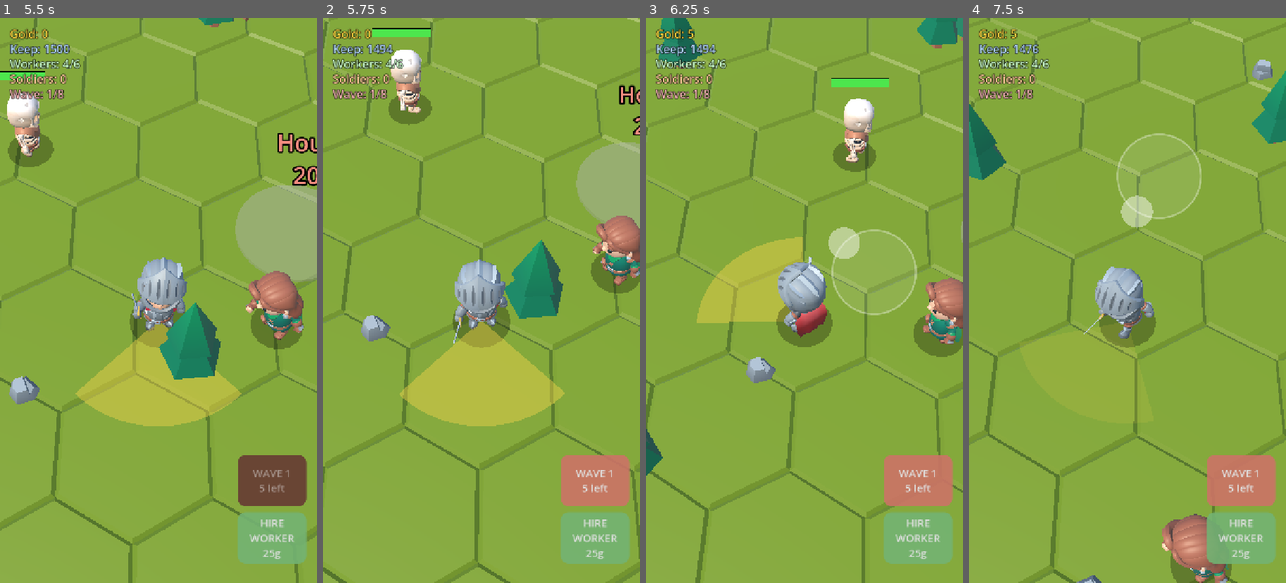
Above: before the commit, frames 1-4 (left to right).
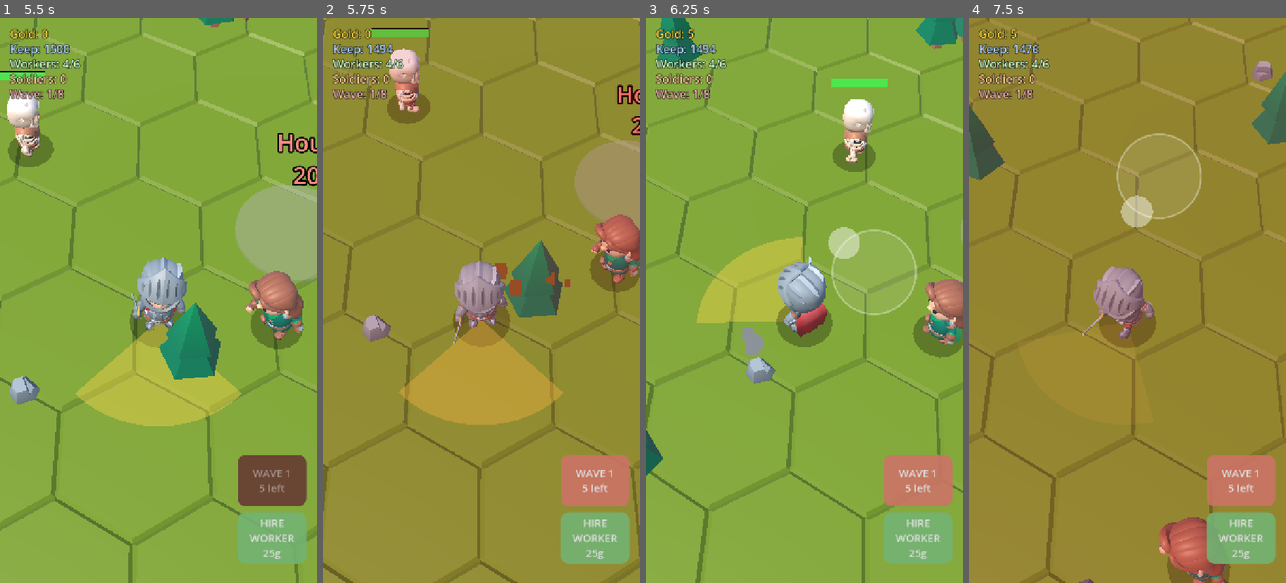
Above: after the commit, the same moments.

Repository: tembugi/town-defender
Game: Godot game, scene res://Main3D.tscn
Two runs of this game, one before a commit and one after it. Both use one fixed random seed, a clock stepped at 60 frames per second and the inputs below.
Inputs (mouse positions are in pixels of both pictures, inside the frame that each line leads up to):
- Up to frame 1 (5.5 s): click "START WAVE" at 0.5 s; click "HIRE WORKER 25g" at 1.25 s; tap Enter at 2 s; move the mouse to (142, 413) at 2.02 s; hold W 2.03-2.75 s; tap H at 2.1, 3.6, 5.1 s; click (142, 413) at 2.17 s; tap Space at 2.27, 5.27 s; drag from (253, 385) to (142, 413) at 2.77 s; move the mouse to (63, 215) at 3.52 s; hold A 3.53-4.25 s; click (63, 215) at 3.67 s; drag from (174, 300) to (63, 215) at 4.27 s; move the mouse to (110, 159) at 5.02 s; hold S from 5.03 s (still down); click (110, 159) at 5.17 s
- Up to frame 2 (5.75 s): keep holding S
- Up to frame 3 (6.25 s): release S at 5.75 s; drag from (874, 272) to (756, 159) at 5.77 s
- Up to frame 4 (7.5 s): move the mouse to (1064, 328) at 6.52 s; hold W 6.53-7.25 s; tap H at 6.6 s; click (1064, 328) at 6.67 s; drag from (1159, 176) to (1064, 328) at 7.27 s

Frame 1 is identical in both runs. In frame 2, 91% of the frame differs, in the area x 0-100%, y 0-100%; in frame 3, 1.4%; in frame 4, 94%.

Commit message:
Polish B: combat & UI juice
- Enemies flash red and get knocked back when hit; a dust burst pops on death.
- Floating damage numbers on hero hits; wood/stone chips fly when chopping.
- Keep hits trigger a throttled camera shake + red screen flash.
- Gold counter brightens when it changes.
- Helpers added to Rig (flash) and Game3D (_camera_shake, _popup, _puff).
  Particles use CPUParticles3D for WebGL2/gl_compatibility safety.

Co-Authored-By: Claude Sonnet 4.6 <noreply@anthropic.com>

Diff:
--- a/scripts/Enemy3D.gd
+++ b/scripts/Enemy3D.gd
@@ -32,6 +32,9 @@
 var hit_t := 0.0          # >0 while showing a flinch reaction
 var hit_clip := "Hit_A"
 var spawn_t := 0.0        # >0 while rising from the ground (no acting yet)
+var knockback := Vector3.ZERO   # decaying impulse pushing us back when hit
+const KB_FORCE := 3.2
+const KB_DECAY := 14.0
 
 
 func setup(g: Node, cfg: Dictionary) -> void:
@@ -100,6 +103,9 @@
 		var steer := seek + sep * SEP_WEIGHT + tangent * (block * TANGENT_WEIGHT)
 		var target := (steer.normalized() if steer.length() > 0.05 else seek) * speed
 		velocity = velocity.lerp(target, 0.3)   # smooth so direction changes don't buzz
+	# decaying knockback rides on top of whatever steering produced
+	knockback = knockback.move_toward(Vector3.ZERO, KB_DECAY * delta)
+	velocity += knockback
 	move_and_slide()
 	_face(game.keep_pos)
 	# damage the Keep on cadence regardless of the displayed clip
@@ -137,14 +143,20 @@
 	return sep
 
 
-func take_damage(amount: float) -> void:
+func take_damage(amount: float, from := Vector3.INF) -> void:
 	if dead:
 		return
 	hp -= amount
+	Rig.flash(self, model, Color(1, 0.35, 0.35))   # red hit flash
+	if from.is_finite():
+		var dir: Vector3 = global_position - from
+		dir.y = 0.0
+		if dir.length() > 0.01:
+			knockback = dir.normalized() * KB_FORCE
 	if hp <= 0.0:
 		_die()
 		return
-	# brief flinch (skip while attacking the Keep so it keeps swinging)
+	# brief flinch
 	hit_clip = "Hit_A" if randf() < 0.5 else "Hit_B"
 	hit_t = 0.16
 	anim = ""   # force the flinch clip to restart even if already showing
@@ -157,6 +169,7 @@
 	collision_mask = 0
 	remove_from_group("enemies")   # also drops out of others' separation checks
 	died.emit(reward, global_position)
+	game._puff(global_position + Vector3(0, 0.4, 0), Color(0.5, 0.5, 0.55), 10, 2.2)   # dust burst
 	_play("Death_A" if randf() < 0.5 else "Death_B")
 	ap.speed_scale = 1.0
 	# body lies on the ground, then sinks away and frees itself after a delay
--- a/scripts/Game3D.gd
+++ b/scripts/Game3D.gd
@@ -82,6 +82,10 @@
 var wave_cd := 0.0            # cooldown before the next wave can be launched
 var hero_atk_cd := 0.0
 var game_over := false
+var shake_t := 0.0          # camera-shake time remaining
+var shake_amt := 0.0        # camera-shake amplitude
+var keep_fx_cd := 0.0       # throttle for keep-hit shake/flash during a siege
+var hurt_flash: ColorRect   # red full-screen flash when the Keep is hit
 var lbl_keep: Label
 var lbl_wave: Label
 var lbl_soldiers: Label
@@ -240,6 +244,12 @@
 func _build_touch_ui() -> void:
 	var layer := CanvasLayer.new()
 	add_child(layer)
+	# red screen flash for when the Keep takes damage (sits behind the controls)
+	hurt_flash = ColorRect.new()
+	hurt_flash.color = Color(0.8, 0.0, 0.0, 0.0)
+	hurt_flash.set_anchors_preset(Control.PRESET_FULL_RECT)
+	hurt_flash.mouse_filter = Control.MOUSE_FILTER_IGNORE
+	layer.add_child(hurt_flash)
 	joystick = TouchJoystick.new()
 	layer.add_child(joystick)
 
@@ -405,9 +415,16 @@
 	keep_bar_fill.scale.x = kf
 	keep_bar_fill.position.x = -KEEP_BAR_W * 0.5 * (1.0 - kf)
 
-	# smooth follow camera
+	# smooth follow camera (+ decaying shake offset)
+	if keep_fx_cd > 0.0:
+		keep_fx_cd -= delta
+	var shake := Vector3.ZERO
+	if shake_t > 0.0:
+		shake_t -= delta
+		var s := shake_amt * clampf(shake_t / SHAKE_DUR, 0.0, 1.0)
+		shake = Vector3(randf_range(-s, s), randf_range(-s, s), randf_range(-s, s))
 	var t := clampf(delta * 8.0, 0.0, 1.0)
-	cam.position = cam.position.lerp(hero.position + CAM_OFFSET, t)
+	cam.position = cam.position.lerp(hero.position + CAM_OFFSET, t) + shake
 	cam.look_at(hero.position + CAM_LOOK, Vector3.UP)
 
 
@@ -452,9 +469,66 @@
 	return best
 
 
+const SHAKE_DUR := 0.3
+
+
+func _camera_shake(amp: float) -> void:
+	shake_amt = maxf(shake_amt * clampf(shake_t / SHAKE_DUR, 0.0, 1.0), amp)
+	shake_t = SHAKE_DUR
+
+
+# Floating world-space number (e.g. damage), rises and fades, then frees itself.
+func _popup(pos: Vector3, text: String, col: Color) -> void:
+	var l := Label3D.new()
+	l.text = text
+	l.position = pos
+	l.billboard = BaseMaterial3D.BILLBOARD_ENABLED
+	l.no_depth_test = true
+	l.fixed_size = true
+	l.pixel_size = 0.0075
+	l.font_size = 64
+	l.outline_size = 12
+	l.modulate = col
+	add_child(l)
+	var tw := create_tween()
+	tw.tween_property(l, "position:y", pos.y + 1.3, 0.7)
+	tw.parallel().tween_property(l, "modulate:a", 0.0, 0.7)
+	tw.chain().tween_callback(l.queue_free)
+
+
+# One-shot burst of little cubes (dust/chips), auto-freed after its lifetime.
+func _puff(pos: Vector3, col: Color, count := 8, speed := 2.5) -> void:
+	var p := CPUParticles3D.new()
+	p.position = pos
+	p.emitting = true
+	p.one_shot = true
+	p.explosiveness = 1.0
+	p.amount = count
+	p.lifetime = 0.5
+	p.direction = Vector3(0, 1, 0)
+	p.spread = 65.0
+	p.initial_velocity_min = speed * 0.4
+	p.initial_velocity_max = speed
+	p.gravity = Vector3(0, -7.0, 0)
+	p.scale_amount_min = 0.07
+	p.scale_amount_max = 0.16
+	var bm := BoxMesh.new()
+	bm.size = Vector3.ONE
+	var mat := StandardMaterial3D.new()
+	mat.albedo_color = col
+	mat.shading_mode = BaseMaterial3D.SHADING_MODE_UNSHADED
+	bm.material = mat
+	p.mesh = bm
+	add_child(p)
+	get_tree().create_timer(p.lifetime + 0.3).timeout.connect(p.queue_free)
+
+
 func _gain_gold(amt: int) -> void:
 	gold += amt
 	lbl_gold.text = "Gold: %d" % gold
+	# brief brighten so the counter "pops" when it changes
+	lbl_gold.modulate = Color(1.7, 1.7, 1.3)
+	create_tween().tween_property(lbl_gold, "modulate", Color.WHITE, 0.25)
 
 
 func worker_deposit(amt: int) -> void:
@@ -603,9 +677,13 @@
 		for e in get_tree().get_nodes_in_group("enemies"):
 			var en := e as Enemy3D
 			if not en.dead and _cone_overlaps(origin, fwd, en.global_position):
-				en.take_damage(HERO_DMG)
+				en.take_damage(HERO_DMG, origin)
+				_popup(en.global_position + Vector3(0, 2.0, 0), str(int(HERO_DMG)), Color(1, 0.95, 0.5))
 		for n in resource_nodes:
 			if not n.depleted and _cone_overlaps(origin, fwd, n.global_position, n.hit_radius()):
+				# wood chips / stone shards fly off as we chop
+				var chip := Color(0.55, 0.36, 0.18) if n.ntype != "rock" else Color(0.55, 0.57, 0.6)
+				_puff(n.global_position + Vector3(0, 0.8, 0), chip, 6, 2.0)
 				if n.work(HERO_ATK_CD):   # each swing advances felling by one attack interval
 					spawn_drop(n.global_position, n.yield_amt, n.ntype))
 
@@ -629,6 +707,12 @@
 		return
 	keep_hp -= amt
 	lbl_keep.text = "Keep: %d" % maxi(0, int(keep_hp))
+	# throttled shake + red flash so a heavy siege doesn't shake constantly
+	if keep_fx_cd <= 0.0:
+		keep_fx_cd = 0.35
+		_camera_shake(0.18)
+		hurt_flash.color.a = 0.22
+		create_tween().tween_property(hurt_flash, "color:a", 0.0, 0.45)
 	if keep_hp <= 0.0:
 		_end_game(false)
 
--- a/scripts/Rig.gd
+++ b/scripts/Rig.gd
@@ -175,6 +175,31 @@
 	ba.add_child(make_weapon(kind))
 
 
+# Brief full-body colour flash via a material overlay (e.g. red when hit).
+static func flash(host: Node, model: Node, col := Color(1, 1, 1)) -> void:
+	var mat := StandardMaterial3D.new()
+	mat.albedo_color = Color(col.r, col.g, col.b, 0.85)
+	mat.shading_mode = BaseMaterial3D.SHADING_MODE_UNSHADED
+	mat.transparency = BaseMaterial3D.TRANSPARENCY_ALPHA
+	var meshes: Array = []
+	_collect_meshes(model, meshes)
+	for m in meshes:
+		(m as GeometryInstance3D).material_overlay = mat
+	var tw := host.create_tween()
+	tw.tween_property(mat, "albedo_color:a", 0.0, 0.14)
+	tw.tween_callback(func():
+		for m in meshes:
+			if is_instance_valid(m):
+				(m as GeometryInstance3D).material_overlay = null)
+
+
+static func _collect_meshes(n: Node, out: Array) -> void:
+	if n is MeshInstance3D:
+		out.append(n)
+	for c in n.get_children():
+		_collect_meshes(c, out)
+
+
 static func _find_skeleton(n: Node) -> Skeleton3D:
 	if n is Skeleton3D:
 		return n
--- a/scripts/Soldier3D.gd
+++ b/scripts/Soldier3D.gd
@@ -78,7 +78,7 @@
 		if is_instance_valid(tgt) and not tgt.dead:
 			var d := Vector2(tgt.global_position.x - global_position.x, tgt.global_position.z - global_position.z).length()
 			if d <= REACH + 0.6:
-				tgt.take_damage(DAMAGE))
+				tgt.take_damage(DAMAGE, global_position))
 
 
 func _move_toward(p: Vector3, _delta: float) -> void:
